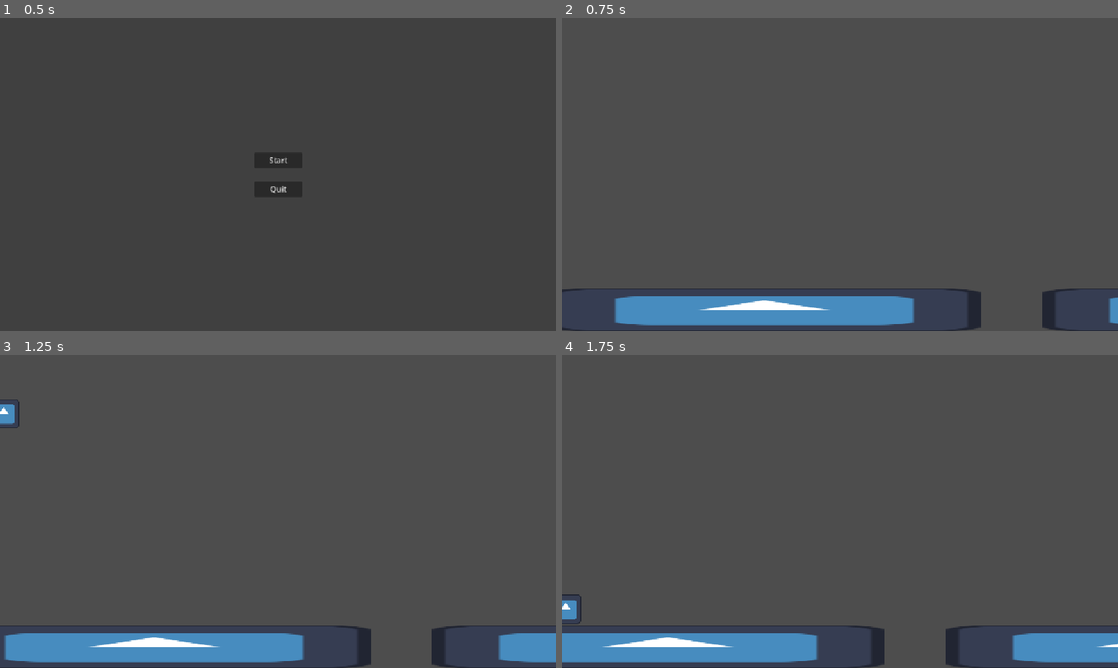
Above: before the commit, frames 1-4 (two rows, left to right).
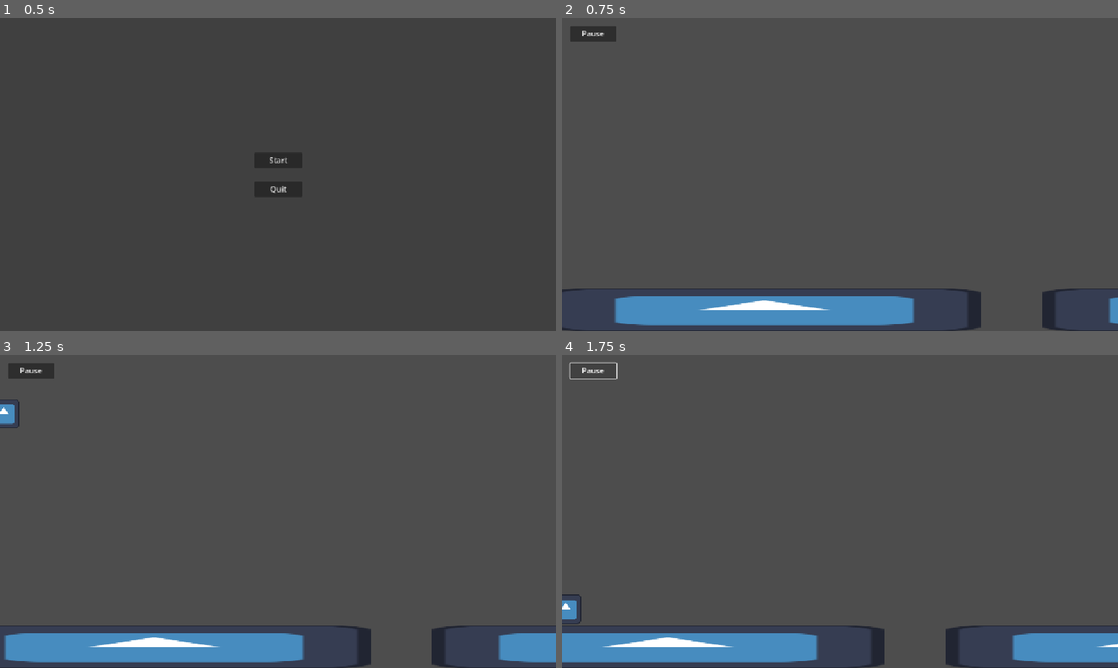
Above: after the commit, the same moments.

Repository: wends05/trash-trek
Game: Godot game, scene res://scenes/MainMenu.tscn
The game is run twice, just before and just after one commit, with the same random seed, the same clock (stepped at 60 frames per second) and the same inputs. The engine's default icon, where the game draws it, is replaced by a stand-in: a white triangle on a blue panel in a dark square.
Inputs (mouse positions are in pixels of both pictures, inside the frame that each line leads up to):
- Up to frame 1 (0.5 s): no input
- Up to frame 2 (0.75 s): click "Start" at 0.5 s
- Up to frame 3 (1.25 s): no input
- Up to frame 4 (1.75 s): click (595, 370) at 1.25 s, where only the run after the commit has a clickable "Pause"

Frame 1 is identical in both runs. In frame 2, 0.4% of the frame differs, in the area x 1-10%, y 2-8%; in frame 3, 0.4%; in frame 4, less than 0.1%.

Commit message:
added a UI screen display on the main screen

Diff:
--- a/scenes/Main.tscn
+++ b/scenes/Main.tscn
@@ -1,7 +1,8 @@
-[gd_scene load_steps=4 format=3 uid="uid://bjlwocmldl2p1"]
+[gd_scene load_steps=5 format=3 uid="uid://bjlwocmldl2p1"]
 
 [ext_resource type="Script" uid="uid://djvk4e4r7ppdn" path="res://scripts/main.gd" id="1_h6nst"]
 [ext_resource type="PackedScene" uid="uid://dyac4ihj46tig" path="res://scenes/Player.tscn" id="1_nbc6x"]
+[ext_resource type="PackedScene" uid="uid://cnvc3c5c6c8mj" path="res://scenes/ui.tscn" id="3_0bbpv"]
 
 [sub_resource type="RectangleShape2D" id="RectangleShape2D_nbc6x"]
 size = Vector2(1139.5, 66)
@@ -19,3 +20,5 @@
 [node name="CollisionShape2D" type="CollisionShape2D" parent="StaticBody2D"]
 position = Vector2(573.25, 614)
 shape = SubResource("RectangleShape2D_nbc6x")
+
+[node name="UI" parent="." instance=ExtResource("3_0bbpv")]
--- /dev/null
+++ b/scenes/ui.tscn
@@ -0,0 +1,17 @@
+[gd_scene format=3 uid="uid://cnvc3c5c6c8mj"]
+
+[node name="UI" type="Control"]
+layout_mode = 3
+anchors_preset = 15
+anchor_right = 1.0
+anchor_bottom = 1.0
+grow_horizontal = 2
+grow_vertical = 2
+
+[node name="Button" type="Button" parent="."]
+layout_mode = 0
+offset_left = 16.0
+offset_top = 16.0
+offset_right = 112.0
+offset_bottom = 40.0
+text = "Pause"
